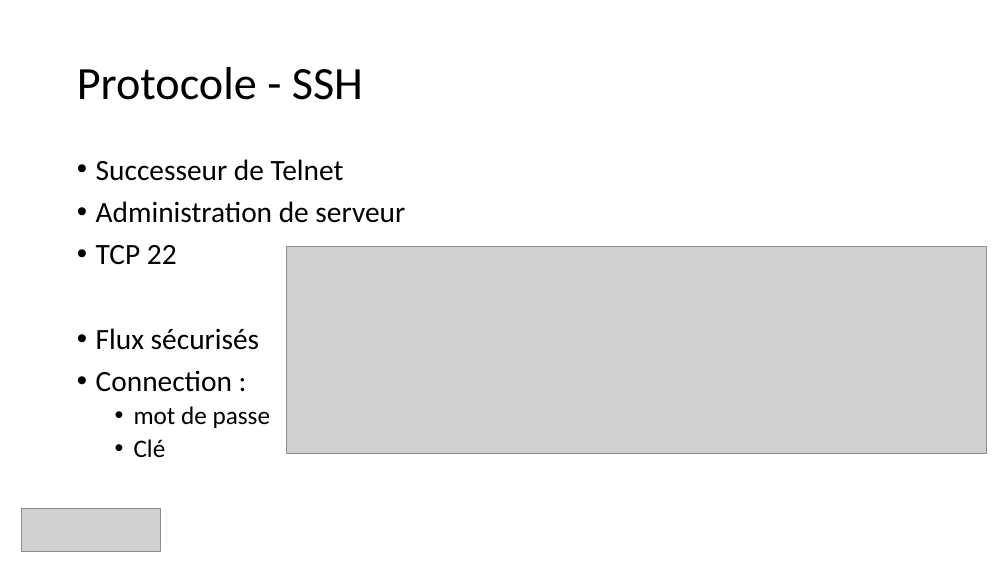
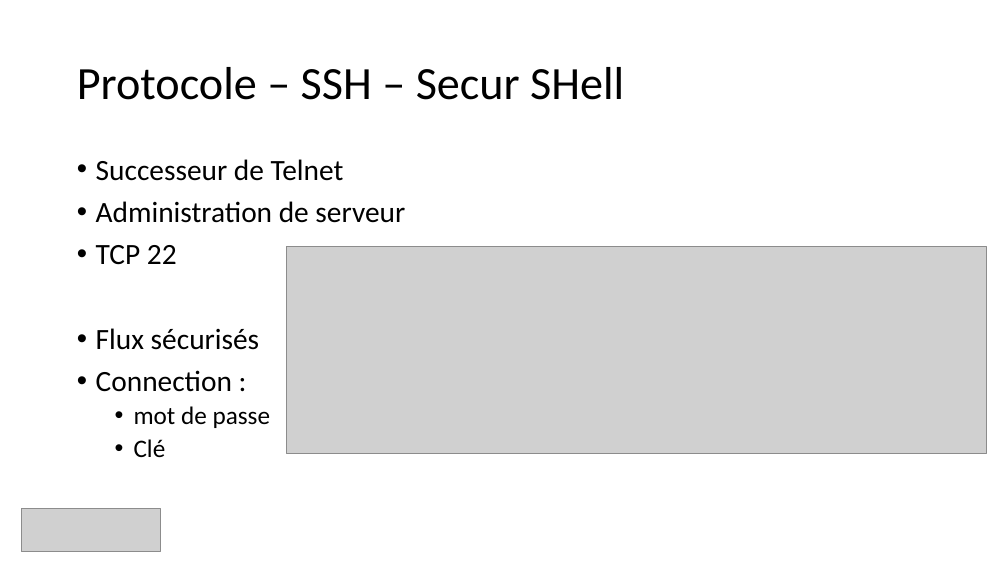
Before and after one commit to guillaume-rico/reseaux_informatiques, a slide deck: slide 23 of 01_CM/CM3 Réseaux Informatiques.pptx. Drawn at 1008x567 pixels with LibreOffice and Linux fonts; fonts in the diff are those of the drawing; grey boxes stand for pictures. Boxes give left, top, right and bottom in pixels: in the first picture for what was removed or moved away, otherwise in the second. Text is boxed around its words. In the diff, an @@ line names an element or a change of style, - is before the commit and + after.

```diff
--- a/01_CM/CM3 Réseaux Informatiques.pptx
+++ b/01_CM/CM3 Réseaux Informatiques.pptx
@@ title at box(77, 67, 624, 100): text changed @@
-Protocole - SSH
+Protocole – SSH – Secur SHell
```
Also in this commit, not shown: 6 other slides changed, 3 other files.
